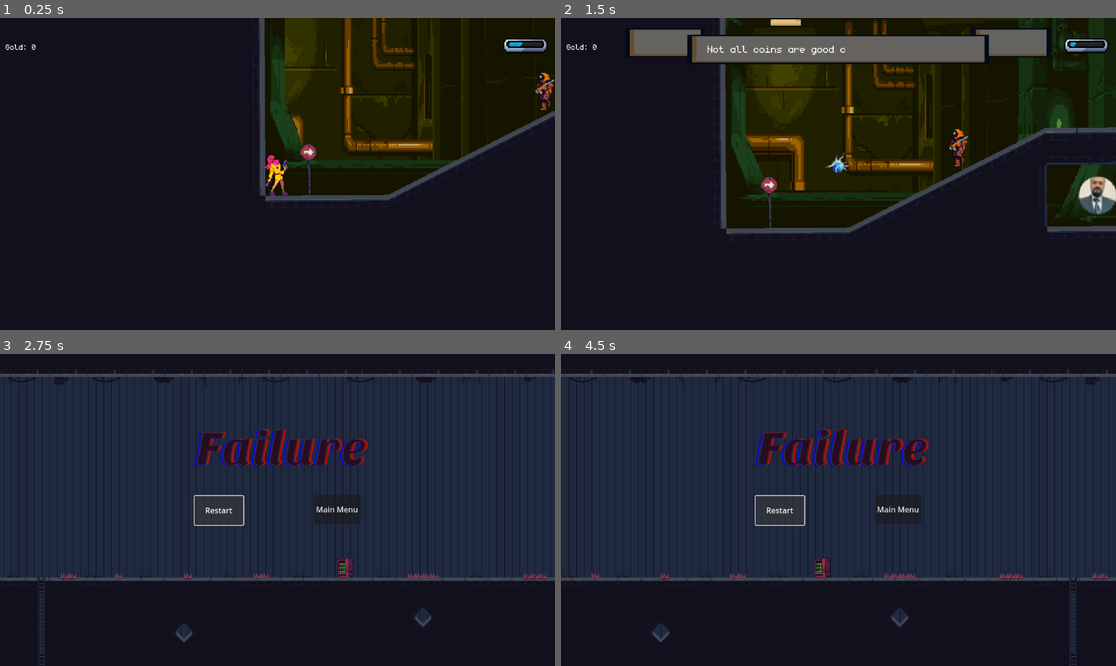
Above: before the commit, frames 1-4 (two rows, left to right).
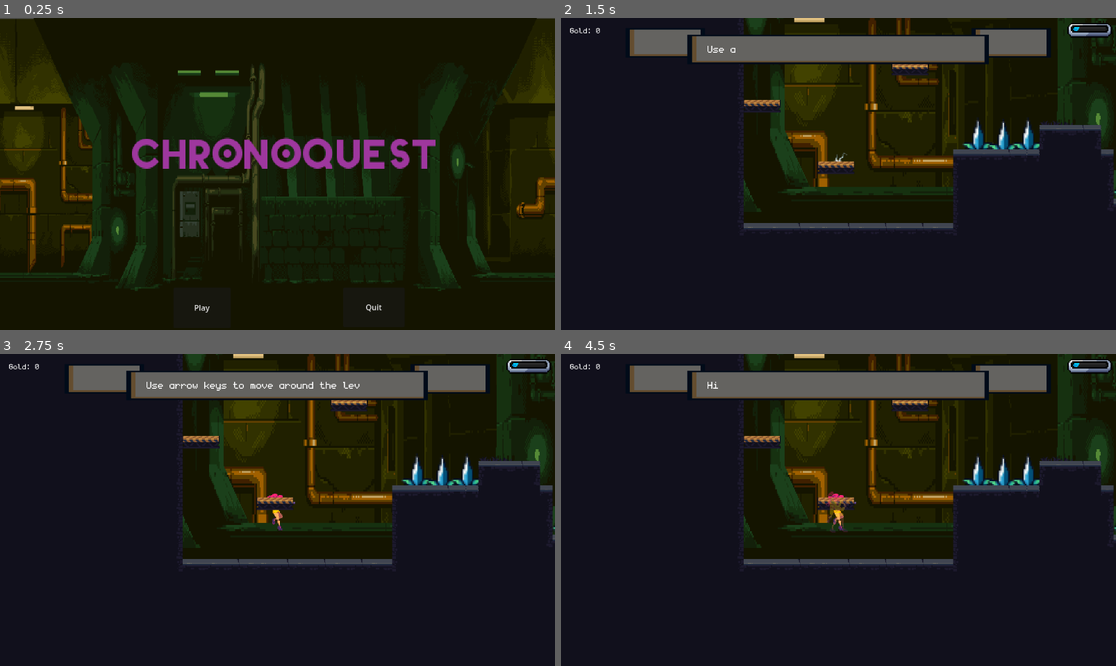
Above: after the commit, the same moments.

Repository: NickYoungren/ChronoQuest
Game: Godot game, scene res://scenes/Game.tscn
The game is run twice, just before and just after one commit, with the same random seed, the same clock (stepped at 60 frames per second) and the same inputs. Before the commit the project starts from res://scenes/2floor.tscn. Sound files missing from this copy of the repository are replaced by a short silence.
Inputs (mouse positions are in pixels of both pictures, inside the frame that each line leads up to):
- Up to frame 1 (0.25 s): no input
- Up to frame 2 (1.5 s): click (760, 308) at 0.5 s, where only the run after the commit has a clickable "Play"; tap Enter (ui_accept) at 1.25 s; hold Right (ui_right) from 1.28 s (still down); tap Z (dash) at 1.35 s
- Up to frame 3 (2.75 s): tap Enter (ui_accept) at 1.52 s; release Right (ui_right) at 2 s; click (216, 510) at 2 s, where only the run before the commit has a clickable "Restart"
- Up to frame 4 (4.5 s): click (777, 510) at 2.75 s, where only the run before the commit has a clickable "Restart"; click (777, 510) at 3.5 s, where only the run before the commit has a clickable "Restart"; hold Right (ui_right) from 4.28 s (still down); tap R (rewind) at 4.35 s

The runs differ from the first frame. In frame 1, 65% of the frame differs, in the area x 0-100%, y 0-100%; in frame 2, 18%; in frame 3, 66%; in frame 4, 67%.

Commit message:
change scene

Diff:
--- a/project.godot
+++ b/project.godot
@@ -11,7 +11,7 @@
 [application]
 
 config/name="Godot"
-run/main_scene="res://scenes/2floor.tscn"
+run/main_scene="res://scenes/Game.tscn"
 config/features=PackedStringArray("4.2", "Forward Plus")
 config/icon="res://icon.svg"
 
